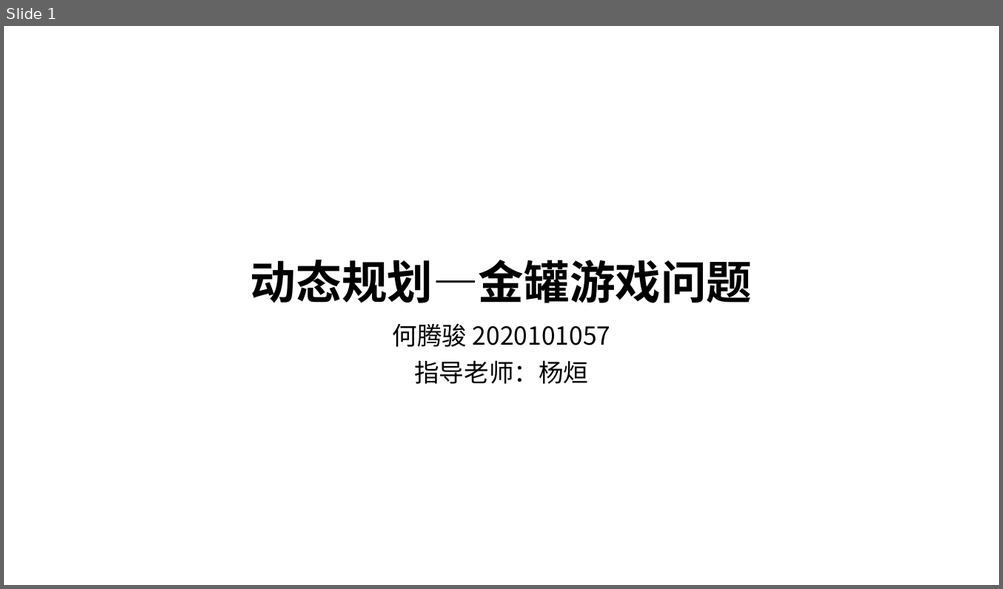
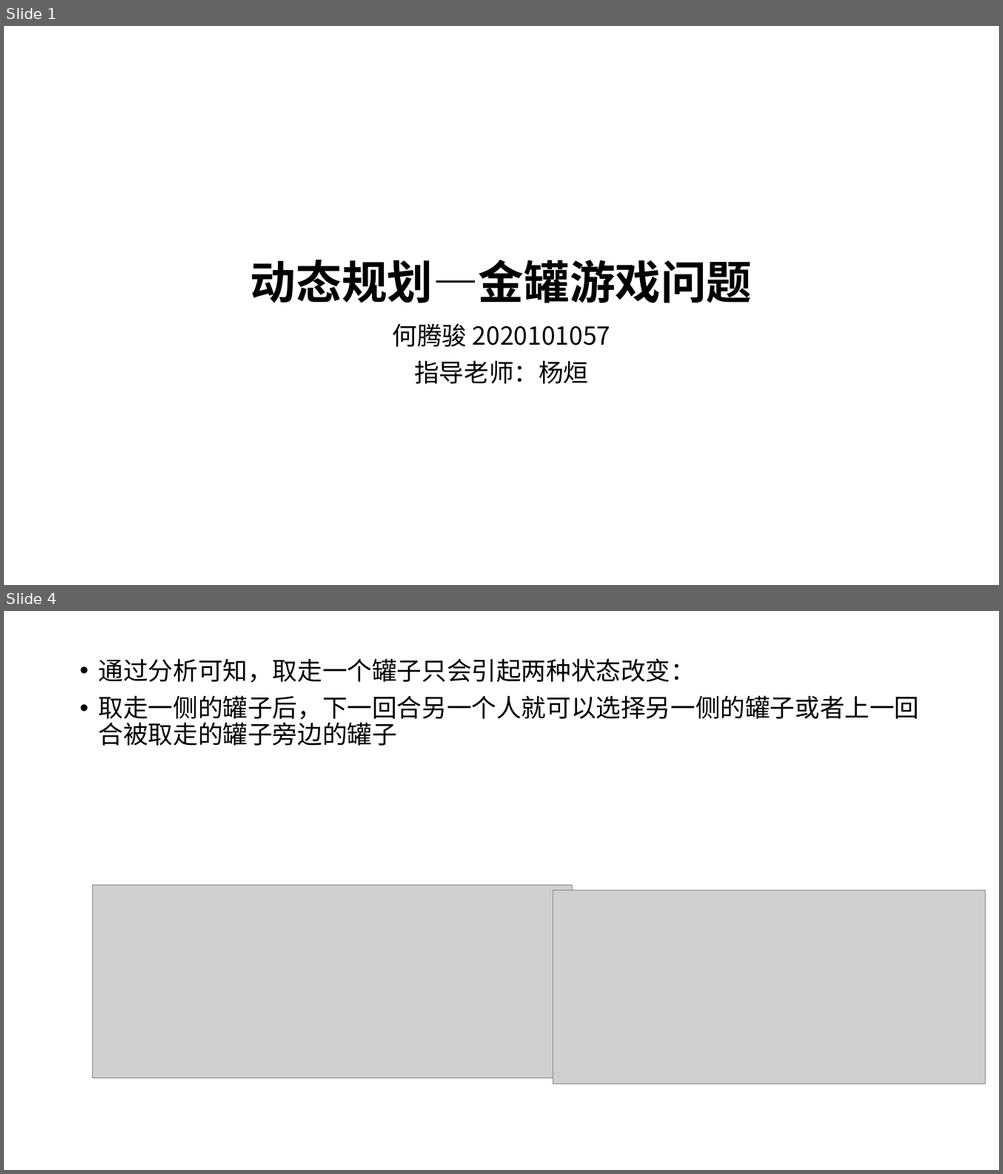
Before and after one commit to VirtualPuffer/Algorithm_Experiment, a slide deck: report/实验4/算法实验04.pptx. Shown one above the other, each under a label of ours: slide 1 before the commit, slides 1 and 4 after it; the slides between them are not shown. The pictures are 1003x589 and 1003x1174 pixels, drawn with LibreOffice and Linux fonts; fonts in the diff are those of the drawing; grey boxes stand for pictures. Boxes give left, top, right and bottom in pixels: in the first picture for what was removed or moved away, otherwise in the second. Text is boxed around its words. In the diff, an @@ line names an element or a change of style, - is before the commit and + after.

```diff
--- a/report/实验4/算法实验04.pptx
+++ b/report/实验4/算法实验04.pptx
@@ slide 4 added at <box>4,611,999,1170</box>, background #FFFFFF @@
@@ text added at <box>99,658,919,746</box>, 24 pt, text #000000 @@
+• 通过分析可知，取走一个罐子只会引起两种状态改变：
+• 取走一侧的罐子后，下一回合另一个人就可以选择另一侧的罐子或者上一回合被取走的罐子旁边的罐子
@@ picture added at <box>93,885,572,1078</box> @@
@@ picture added at <box>552,891,984,1084</box> @@
```
Also in this commit, not shown: 2 slides changed, 2 other slides added, 8 slides removed, 2 other files.
